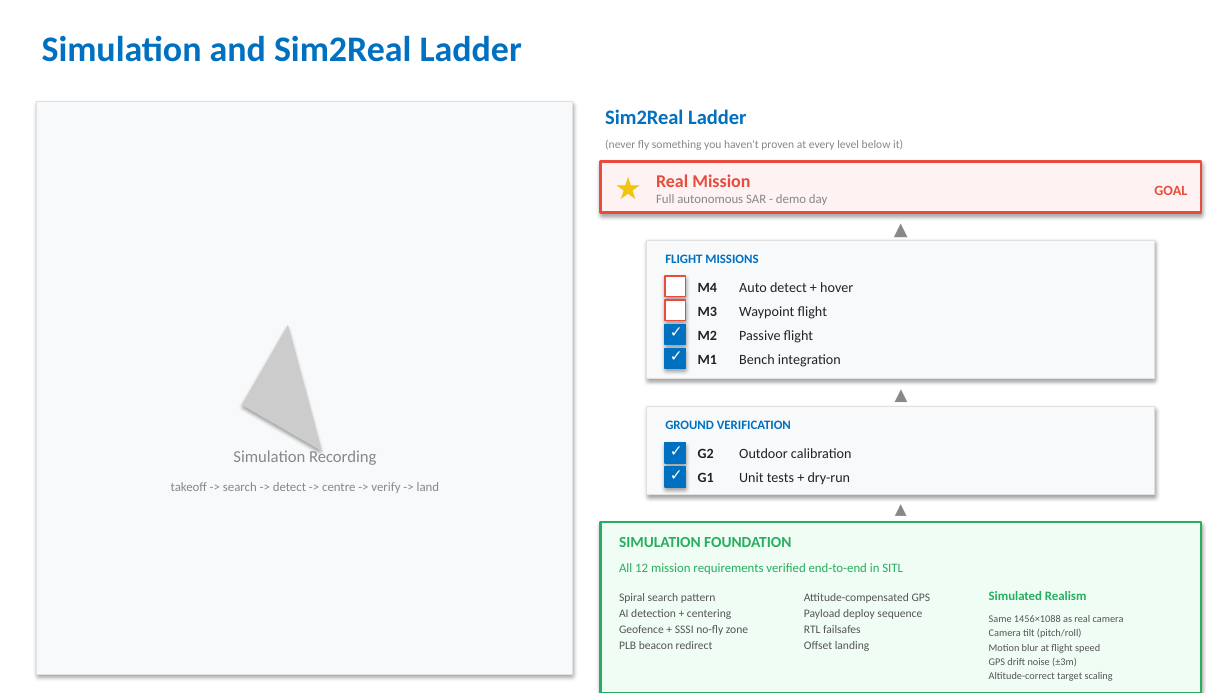
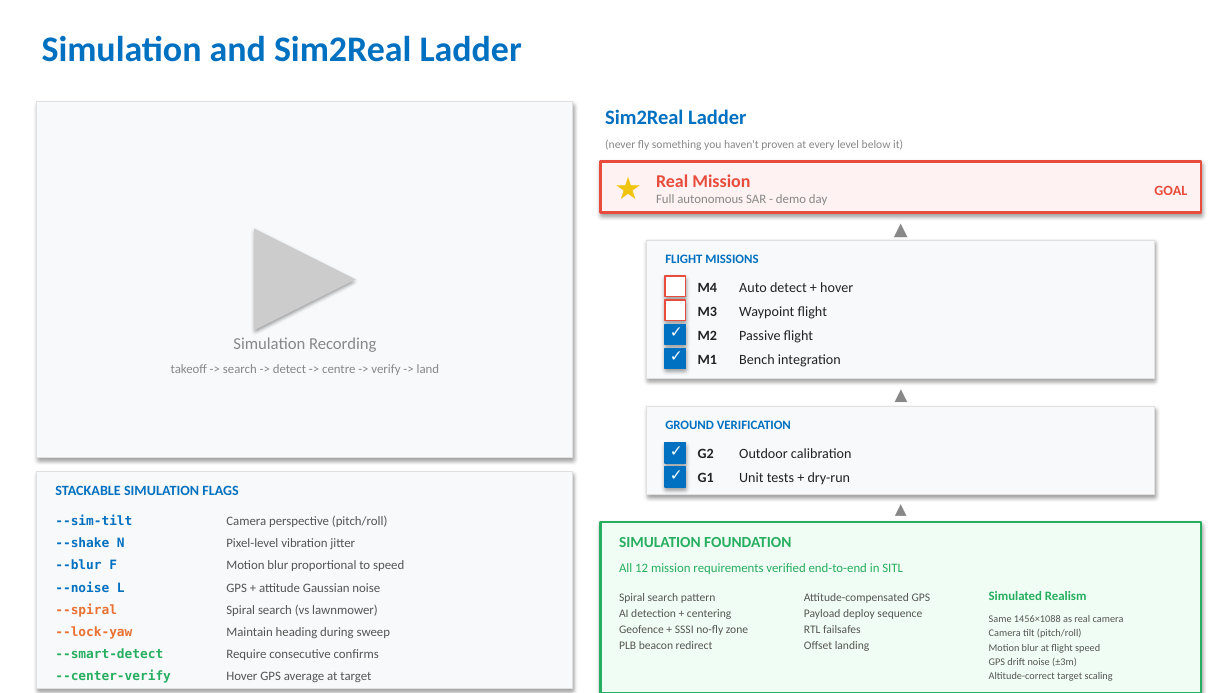
Before and after one commit to DimaChup/Group_Proj, a slide deck: slide 2 of presentation/demetro_slides.pptx. Drawn at 1232x693 pixels with LibreOffice and Linux fonts; fonts in the diff are those of the drawing. Boxes give left, top, right and bottom in pixels: in the first picture for what was removed or moved away, otherwise in the second. Text is boxed around its words. In the diff, an @@ line names an element or a change of style, - is before the commit and + after.

```diff
--- a/presentation/demetro_slides.pptx
+++ b/presentation/demetro_slides.pptx
@@ rectangle resized from (x1=37, y1=102, x2=573, y2=675) to (x1=37, y1=102, x2=573, y2=457) @@
@@ triangle added at (x1=254, y1=229, x2=356, y2=331), fill #CCCCCC @@
@@ right triangle removed at (x1=242, y1=325, x2=368, y2=451) @@
@@ text "Simulation Recording" moved from (x1=233, y1=449, x2=376, y2=465) to (x1=233, y1=337, x2=376, y2=352) @@
@@ text "takeoff -> search -> detect ..." moved from (x1=171, y1=482, x2=439, y2=493) to (x1=171, y1=364, x2=439, y2=375) @@
@@ rectangle added at (x1=37, y1=471, x2=573, y2=689), fill #F8F9FA, outline #E0E0E0 0.75 pt @@
@@ text added at (x1=55, y1=485, x2=239, y2=495), 11 pt, text #0070C0, bold @@
+STACKABLE SIMULATION FLAGS
@@ text added at (x1=55, y1=515, x2=132, y2=526), 10 pt, text #0070C0, bold @@
+--sim-tilt
@@ text added at (x1=55, y1=537, x2=125, y2=551), 10 pt, text #0070C0, bold @@
+--shake N
@@ text added at (x1=226, y1=516, x2=388, y2=527), 10 pt, text #555555 @@
+Camera perspective (pitch/roll)
@@ text added at (x1=226, y1=538, x2=355, y2=549), 10 pt, text #555555 @@
+Pixel-level vibration jitter
@@ text added at (x1=55, y1=559, x2=117, y2=569), 10 pt, text #0070C0, bold @@
+--blur F
@@ text added at (x1=226, y1=560, x2=404, y2=571), 10 pt, text #555555 @@
+Motion blur proportional to speed
@@ text added at (x1=55, y1=581, x2=125, y2=593), 10 pt, text #0070C0, bold @@
+--noise L
@@ text added at (x1=226, y1=583, x2=380, y2=592), 10 pt, text #555555 @@
+GPS + attitude Gaussian noise
@@ text added at (x1=55, y1=603, x2=117, y2=617), 10 pt, text #E97132, bold @@
+--spiral
@@ text added at (x1=55, y1=626, x2=132, y2=639), 10 pt, text #E97132, bold @@
+--lock-yaw
@@ text added at (x1=226, y1=605, x2=377, y2=616), 10 pt, text #555555 @@
+Spiral search (vs lawnmower)
@@ text added at (x1=226, y1=627, x2=390, y2=638), 10 pt, text #555555 @@
+Maintain heading during sweep
@@ text added at (x1=55, y1=648, x2=163, y2=658), 10 pt, text #27AE60, bold @@
+--smart-detect
@@ text added at (x1=226, y1=649, x2=379, y2=660), 10 pt, text #555555 @@
+Require consecutive confirms
@@ text added at (x1=55, y1=670, x2=171, y2=683), 10 pt, text #27AE60, bold @@
+--center-verify
@@ text added at (x1=226, y1=671, x2=371, y2=682), 10 pt, text #555555 @@
+Hover GPS average at target
```
Also in this commit, not shown: 1 other slide changed, 15 other files.
